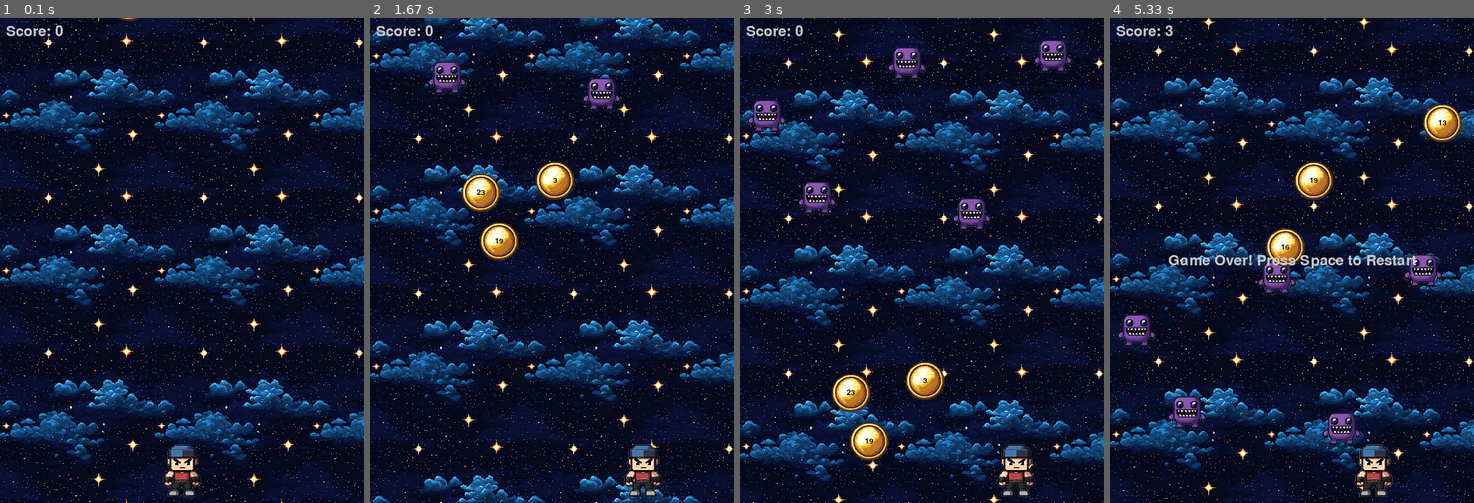
Above: before the commit, frames 1-4 (left to right).
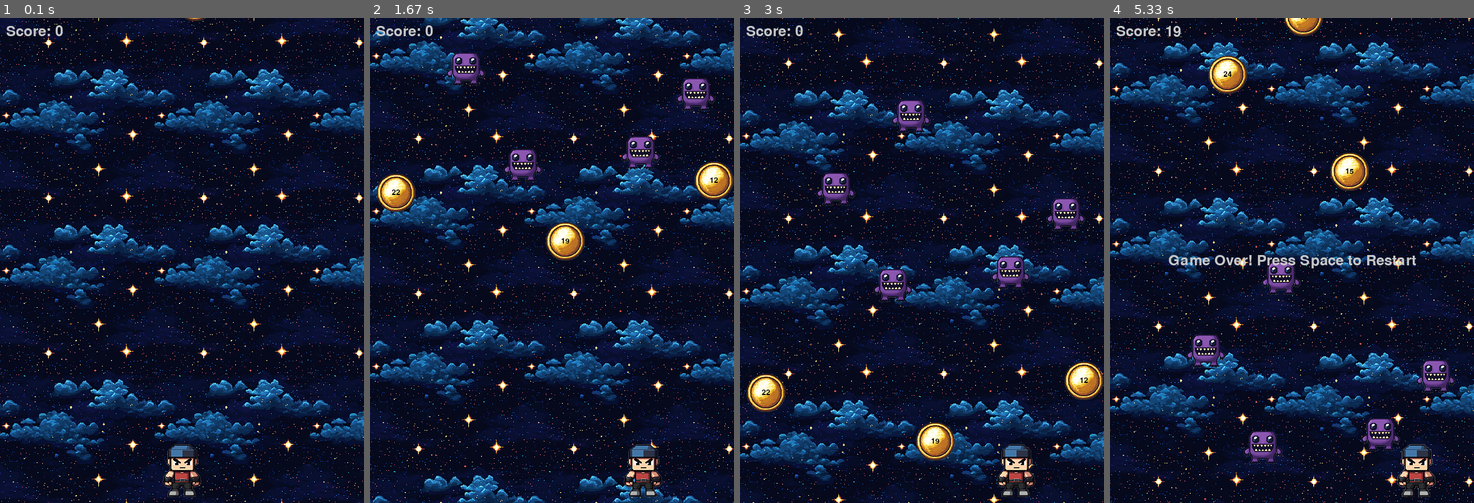
Above: after the commit, the same moments.

Repository: imigueldiaz/hero-monsters-pygame
Game: pygame game, started from src/heromonsters.py
The game is run twice, just before and just after one commit, with the same random seed, the same clock (stepped at 60 frames per second) and the same inputs.
Inputs:
- Up to frame 1 (0.1 s): no input
- Up to frame 2 (1.67 s): hold Right 0.33-0.8 s; hold Right 0.83-1.3 s; hold Left from 1.33 s (still down)
- Up to frame 3 (3 s): release Left at 1.87 s; hold Left 1.9-2.3 s; hold Right 2.33-2.97 s
- Up to frame 4 (5.33 s): hold Left 3-3.47 s; hold Right 3.5-3.97 s; hold Right 4-4.47 s; hold Left 4.5-5.03 s

The runs differ from the first frame. In frame 1, less than 0.1% of the frame differs, in the area x 32-57%, y 0-1%; in frame 2, 6.3%; in frame 3, 8.0%; in frame 4, 45%, in the area x 0-100%, y 0-100%.

Commit message:
Add image paths for entities and improve paths handling

Diff:
--- /dev/null
+++ b/run_game.py
@@ -0,0 +1,15 @@
+# run_game.py
+
+import sys
+import os
+
+# Add the src folder to the Python module search path
+sys.path.append(os.path.join(os.path.dirname(__file__), 'src'))
+
+# Now you can safely import Game
+from heromonsters import Game
+
+# Initialize and run the game
+if __name__ == "__main__":
+    game = Game()
+    game.run()
--- a/src/entities/coin.py
+++ b/src/entities/coin.py
@@ -1,13 +1,11 @@
 import random
-
 from .gameobject import GameObject, GameObjectType
 
-
 class Coin(GameObject[GameObjectType]):
-    def __init__(self, x, y, speed, height):
-        super().__init__("../assets/images/coin.png", x, y, speed)
+    def __init__(self, image_path: str, x: int, y: int, speed: int, window_height: int):
+        super().__init__(image_path, x, y, speed)
         self.value = random.randint(1, 25)
-        self.window_height = height
+        self.window_height = window_height
 
     def update(self):
         self.rect.y += self.speed
--- a/src/entities/gameobject.py
+++ b/src/entities/gameobject.py
@@ -1,5 +1,5 @@
 import pygame
-from typing import TypeVar, Generic  # Import Generic
+from typing import TypeVar, Generic
 
 GameObjectType = TypeVar("GameObjectType", bound="GameObject")
 
--- a/src/entities/hero.py
+++ b/src/entities/hero.py
@@ -1,11 +1,10 @@
 import pygame
-
 from .gameobject import GameObject, GameObjectType
 
 class Hero(GameObject[GameObjectType]):
-    def __init__(self, x: int, y: int, hero_speed: int, window_width: int):
-        super().__init__("../assets/images/hero.png", x, y, hero_speed)
-        self.window_width = window_width  # Store window_width
+    def __init__(self, image_path: str, x: int, y: int, hero_speed: int, window_width: int):
+        super().__init__(image_path, x, y, hero_speed)
+        self.window_width = window_width
 
     def update(self):
         keys = pygame.key.get_pressed()
--- a/src/entities/monster.py
+++ b/src/entities/monster.py
@@ -1,8 +1,8 @@
 from .gameobject import GameObject, GameObjectType
 
 class Monster(GameObject[GameObjectType]):
-    def __init__(self, x: int, y: int, monster_speed: int, window_height: int):  # Add arguments
-        super().__init__("../assets/images/monster.png", x, y, monster_speed)
+    def __init__(self, image_path: str, x: int, y: int, monster_speed: int, window_height: int):
+        super().__init__(image_path, x, y, monster_speed)
         self.window_height = window_height
 
     def update(self):
--- a/src/heromonsters.py
+++ b/src/heromonsters.py
@@ -1,7 +1,7 @@
-import math
-
+import os
 import pygame
 import random
+import math
 
 from entities import Hero, Monster, Coin, GameObjectType
 
@@ -20,6 +20,11 @@
 WHITE = (200, 200, 200)
 GOLDEN = (255, 215, 0, 200)
 
+# --- Paths ---
+BASE_PATH = os.path.dirname(__file__)
+SPRITES_PATH = os.path.join(BASE_PATH, '../assets/images')
+SOUNDS_PATH = os.path.join(BASE_PATH, '../assets/music')
+
 
 class Game:
     def __init__(self):
@@ -27,25 +32,31 @@
         self.screen = pygame.display.set_mode((WINDOW_WIDTH, WINDOW_HEIGHT))
         pygame.display.set_caption("Hero vs Monsters")
 
-        self.bg_image = pygame.image.load("../assets/images/bg.png").convert()
+        # Load images
+        self.bg_image = pygame.image.load(os.path.join(SPRITES_PATH, 'bg.png')).convert()
+
+        # Initialize background scrolling positions
         self.bg_width = self.bg_image.get_width()
         self.bg_height = self.bg_image.get_height()
         self.bg_x = 0
-        self.bg_y = -self.bg_height  # Inicialmente, la segunda copia está arriba
-
-        self.hero_image = pygame.image.load("../assets/images/hero.png").convert_alpha()
-        pygame.display.set_icon(self.hero_image)  # Set the hero image as the window icon
-
-        self.monster_image = pygame.image.load("../assets/images/monster.png").convert_alpha()
-        self.coin_image = pygame.image.load("../assets/images/coin.png").convert_alpha()
+        self.bg_y = -self.bg_height  # Initially, the second copy is placed above the screen
+
+
+        self.hero_image = pygame.image.load(os.path.join(SPRITES_PATH, 'hero.png')).convert_alpha()
+        self.monster_image = pygame.image.load(os.path.join(SPRITES_PATH, 'monster.png')).convert_alpha()
+        self.coin_image = pygame.image.load(os.path.join(SPRITES_PATH, 'coin.png')).convert_alpha()
+
+        # Set the hero image as the window icon
+        pygame.display.set_icon(self.hero_image)
 
         # Sprite groups
-        self.all_sprites: pygame.sprite.Group[GameObjectType] = pygame.sprite.Group()
-        self.monsters: pygame.sprite.Group[Monster] = pygame.sprite.Group()
-        self.coins: pygame.sprite.Group[Coin] = pygame.sprite.Group()
+        self.all_sprites = pygame.sprite.Group()
+        self.monsters = pygame.sprite.Group()
+        self.coins = pygame.sprite.Group()
 
         # Create hero
         self.hero = Hero(
+            os.path.join(SPRITES_PATH, 'hero.png'),
             WINDOW_WIDTH // 2 - self.hero_image.get_width() // 2,
             WINDOW_HEIGHT - self.hero_image.get_height() - 10,
             HERO_SPEED,
@@ -54,12 +65,12 @@
         self.all_sprites.add(self.hero)
 
         # Load music and sound effects
-        pygame.mixer.music.load("../assets/music/sound.mp3")
+        pygame.mixer.music.load(os.path.join(SOUNDS_PATH, 'sound.mp3'))
         pygame.mixer.music.play(-1)
 
-        self.PING = pygame.mixer.Sound("../assets/music/ping01.mp3")
-        self.PONG = pygame.mixer.Sound("../assets/music/ping02.mp3")
-        self.HIT = pygame.mixer.Sound("../assets/music/hit01.mp3")
+        self.PING = pygame.mixer.Sound(os.path.join(SOUNDS_PATH, 'ping01.mp3'))
+        self.PONG = pygame.mixer.Sound(os.path.join(SOUNDS_PATH, 'ping02.mp3'))
+        self.HIT = pygame.mixer.Sound(os.path.join(SOUNDS_PATH, 'hit01.mp3'))
 
         self.score = 0
         self.game_over = False
@@ -70,15 +81,27 @@
 
     def create_monster(self):
         x = random.randint(0, WINDOW_WIDTH - self.monster_image.get_width())
-        return Monster(x, 0, MONSTER_SPEED, WINDOW_HEIGHT)
+        return Monster(
+            os.path.join(SPRITES_PATH, 'monster.png'),  # Pass the full path for the monster image
+            x,
+            0,
+            MONSTER_SPEED,
+            WINDOW_HEIGHT
+        )
 
     def create_coin(self):
         x = random.randint(0, WINDOW_WIDTH - self.coin_image.get_width())
-        y = -self.coin_image.get_height()  # Inicializar fuera de la pantalla, arriba
-        return Coin(x, y, COIN_SPEED, WINDOW_HEIGHT)  # Pasar la altura de la ventana
+        y = -self.coin_image.get_height()  # Initialize outside the screen, above
+        return Coin(
+            os.path.join(SPRITES_PATH, 'coin.png'),  # Pass the full path for the coin image
+            x,
+            y,
+            COIN_SPEED,
+            WINDOW_HEIGHT
+        )
 
     def display_score(self):
-        score_text = pygame.font.Font(None, FONT_SIZE).render("Score: " + str(self.score), True, WHITE)
+        score_text = pygame.font.Font(None, FONT_SIZE).render(f"Score: {self.score}", True, WHITE)
         self.screen.blit(score_text, (10, 10))
 
     def blink_hero(self):
@@ -117,10 +140,17 @@
         self.all_sprites.empty()
         self.monsters.empty()
         self.coins.empty()
-        self.hero = Hero(WINDOW_WIDTH // 2 - self.hero_image.get_width() // 2,
-                         WINDOW_HEIGHT - self.hero_image.get_height() - 10,
-                         HERO_SPEED, WINDOW_WIDTH)
+
+        # Create hero with the full image path
+        self.hero = Hero(
+            os.path.join(SPRITES_PATH, 'hero.png'),
+            WINDOW_WIDTH // 2 - self.hero_image.get_width() // 2,
+            WINDOW_HEIGHT - self.hero_image.get_height() - 10,
+            HERO_SPEED,
+            WINDOW_WIDTH  # Make sure to pass window_width here
+        )
         self.all_sprites.add(self.hero)
+
 
     def run(self):
         while self.running:
@@ -146,8 +176,7 @@
 
                 if len(self.monsters) < MAX_MONSTERS and random.random() < 0.06:
                     monster = self.create_monster()
-                    if not pygame.sprite.spritecollideany(monster, self.monsters) and not pygame.sprite.spritecollideany(
-                            monster, self.coins):
+                    if not pygame.sprite.spritecollideany(monster, self.monsters) and not pygame.sprite.spritecollideany(monster, self.coins):
                         self.monsters.add(monster)
                         self.all_sprites.add(monster)
 
@@ -165,7 +194,7 @@
 
                 for coin in pygame.sprite.spritecollide(self.hero, self.coins, True):
                     self.score += coin.value
-                    # randomly play one of the two sounds
+                    # Randomly play one of the two sounds
                     sound = random.choice([self.PING, self.PONG])
                     volume = math.log10(coin.value + 1) / math.log10(26)  # Volume from 0 to 1
                     sound.set_volume(volume)
@@ -173,13 +202,13 @@
 
                 # --- Scrolling Background ---
                 self.bg_y += 2
-                if self.bg_y >= 0:  # Cuando la segunda copia llega al tope
-                    self.bg_y = -self.bg_height  # Se reinicia arriba
+                if self.bg_y >= 0:  # When the second copy reaches the top
+                    self.bg_y = -self.bg_image.get_height()  # Reset to the top
 
             # --- Draw ---
             # Tile the background horizontally and vertically
-            for x in range(0, WINDOW_WIDTH, self.bg_width):
-                for y in range(self.bg_y, WINDOW_HEIGHT, self.bg_height):
+            for x in range(0, WINDOW_WIDTH, self.bg_image.get_width()):
+                for y in range(self.bg_y, WINDOW_HEIGHT, self.bg_image.get_height()):
                     self.screen.blit(self.bg_image, (x, y))
 
             self.all_sprites.draw(self.screen)
